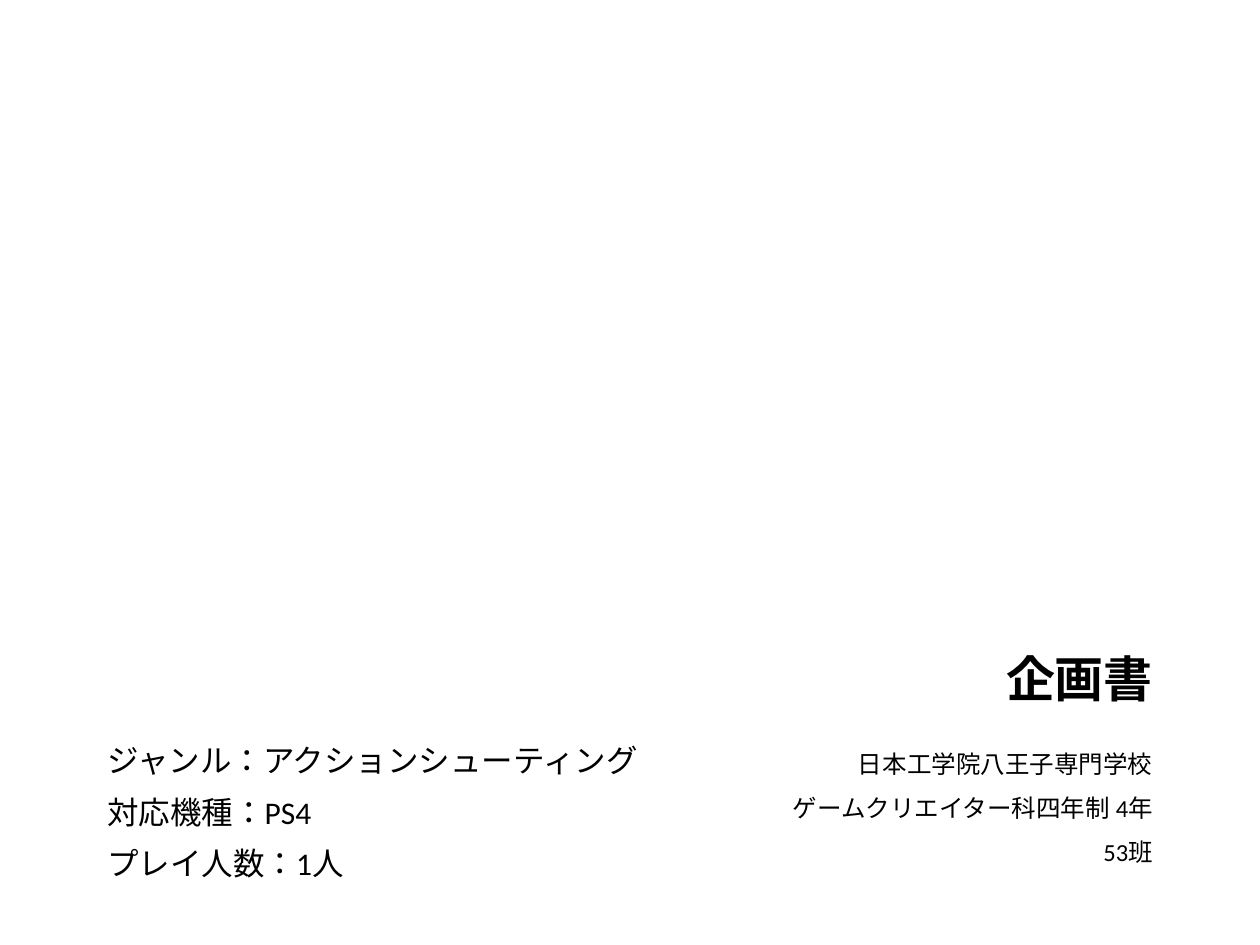
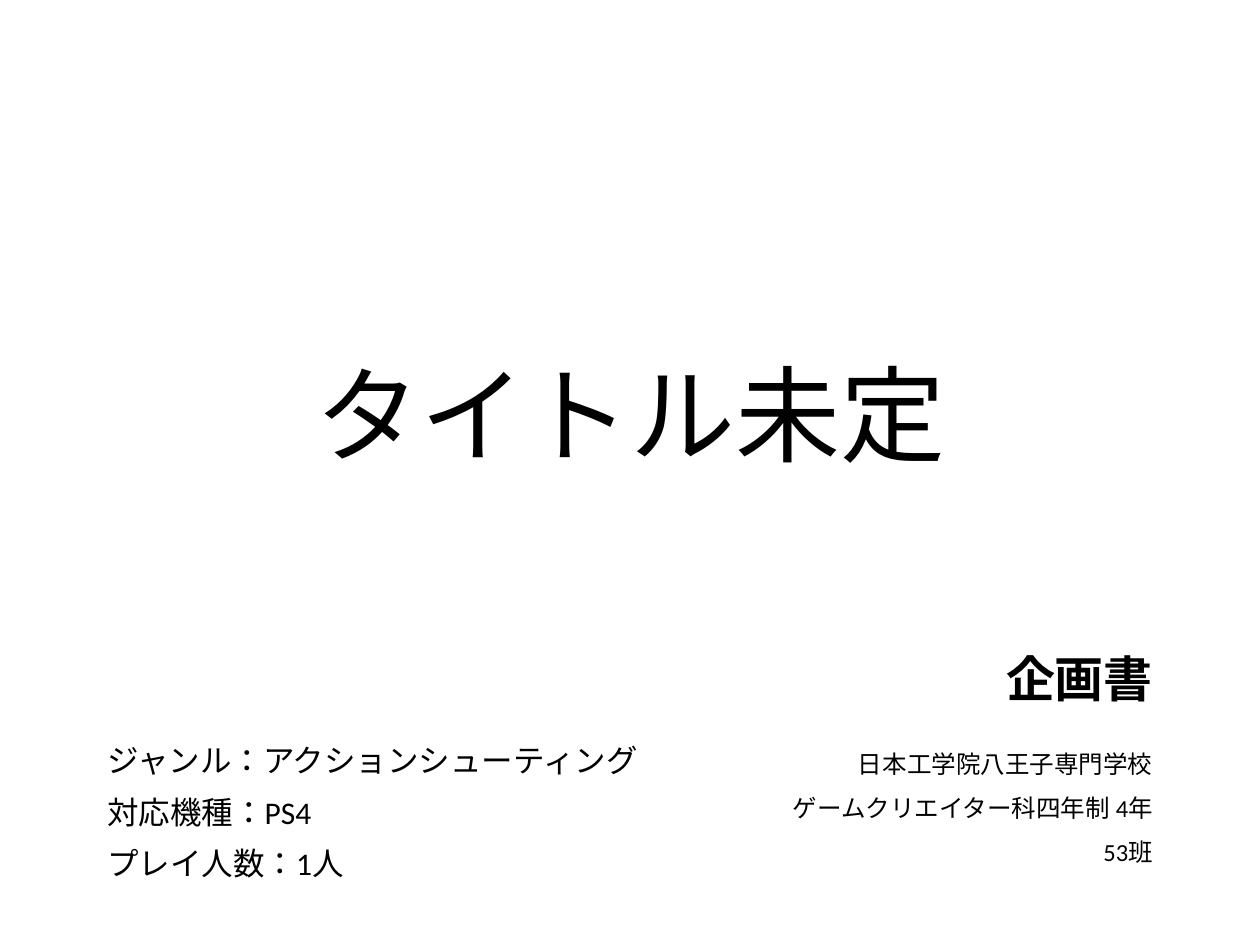
Before and after one commit to thi-bow/2017Team05, a slide deck: slide 1 of 企画/企画書/プレゼンテーション1.pptx. Drawn at 1260x945 pixels with LibreOffice and Linux fonts; fonts in the diff are those of the drawing. Boxes give left, top, right and bottom in pixels: in the first picture for what was removed or moved away, otherwise in the second. Text is boxed around its words. In the diff, an @@ line names an element or a change of style, - is before the commit and + after.

```diff
--- a/企画/企画書/プレゼンテーション1.pptx
+++ b/企画/企画書/プレゼンテーション1.pptx
@@ title added at <box>315,365,945,463</box>, 60 pt, text #000000 @@
+タイトル未定
```
Also in this commit, not shown: 4 other slides changed, 1 slide added, 4 slides removed, 13 other files.
